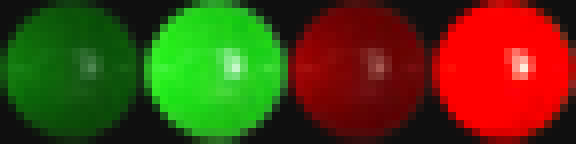
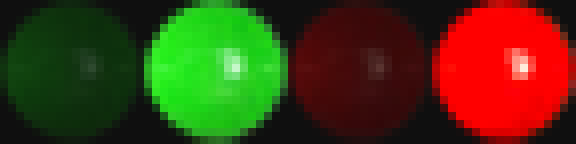
Layers edited between the first and the second 576px x 144px image:
renamed "green" to "green off", opacity 100% → 49% over <box>0,0,144,144</box>
renamed "Layer 2" to "red off", opacity 100% → 49% over <box>288,0,432,144</box>
